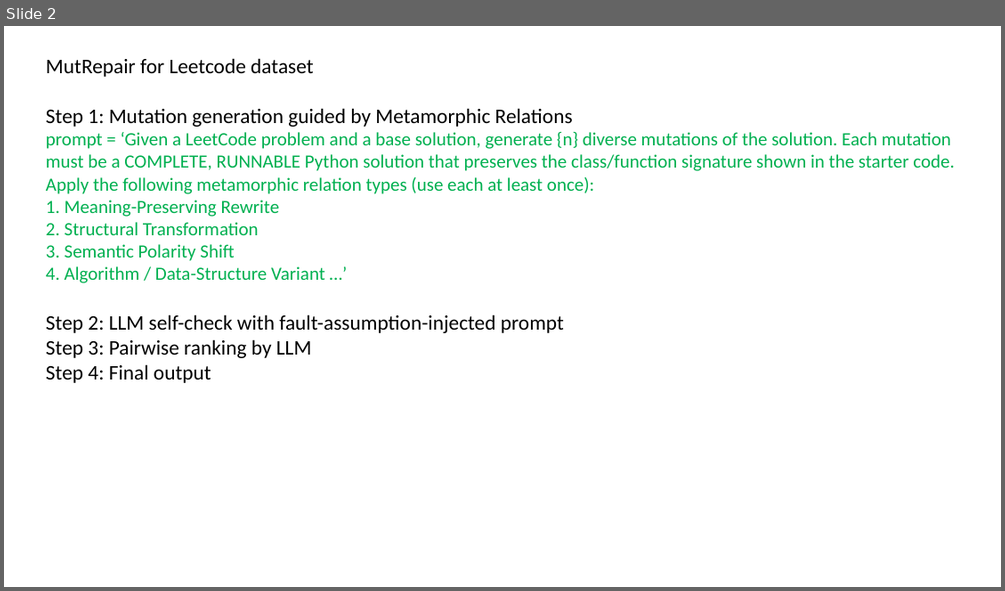
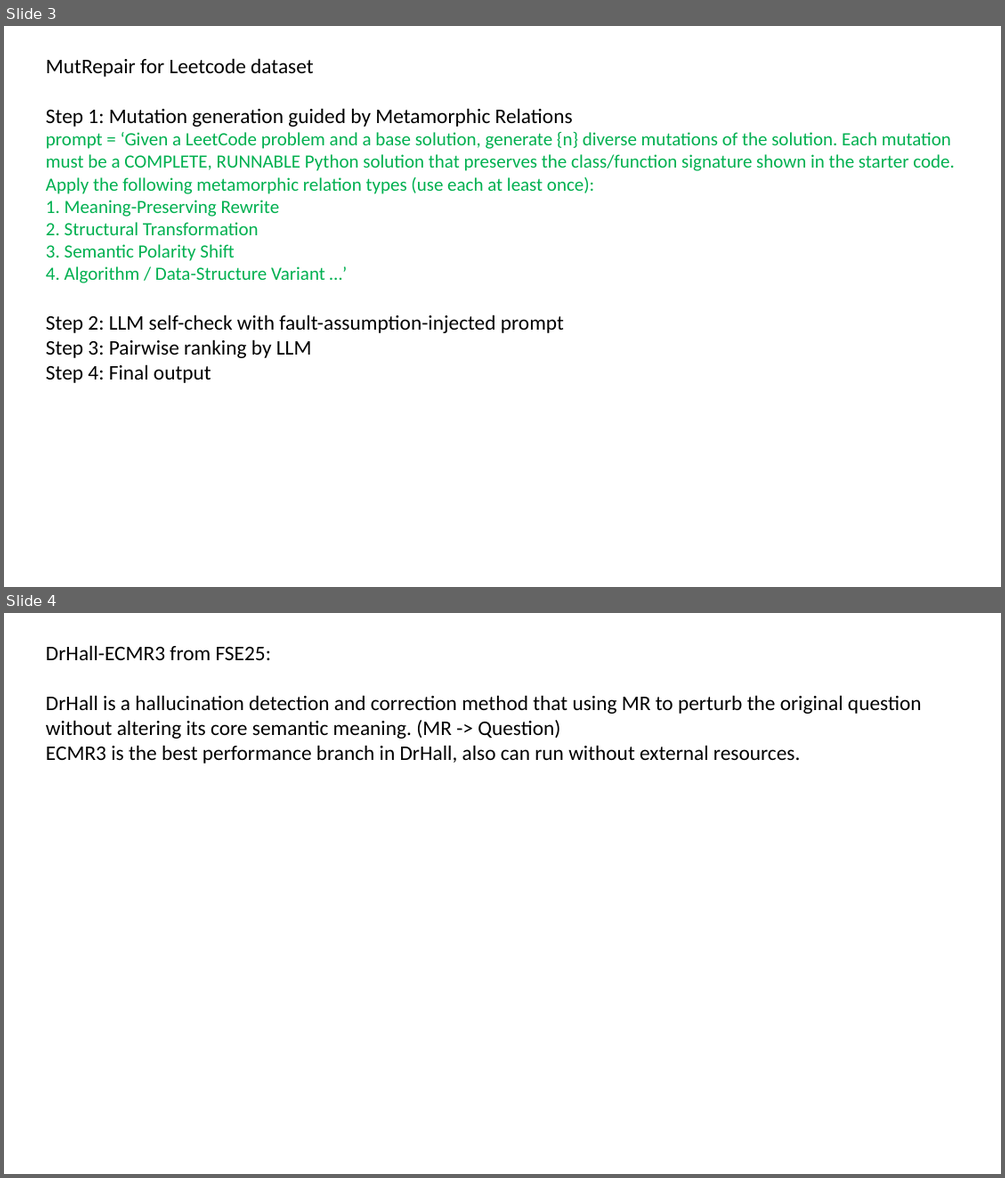
Before and after one commit to zbybr/LLMHalluMiti, a slide deck: slides/20260623.pptx. Shown one above the other, each under a label of ours: slide 2 before the commit, slides 3 and 4 after it. The pictures are 1005x591 and 1005x1178 pixels, drawn with LibreOffice and Linux fonts; fonts in the diff are those of the drawing. Boxes give left, top, right and bottom in pixels: in the first picture for what was removed or moved away, otherwise in the second. Text is boxed around its words. In the diff, an @@ line names an element or a change of style, - is before the commit and + after.

```diff
--- a/slides/20260623.pptx
+++ b/slides/20260623.pptx
@@ slide 4 added at [4, 613, 1001, 1174], background #FFFFFF @@
@@ text added at [46, 645, 922, 763], 20 pt, text #000000 @@
+DrHall-ECMR3 from FSE25:
+DrHall is a hallucination detection and correction method that using MR to perturb the original question without altering its core semantic meaning. (MR -> Question)
+ECMR3 is the best performance branch in DrHall, also can run without external resources.
@@ what was slide 2 is now slide 3 @@
```
Also in this commit, not shown: 2 other slides added, 1 slide removed.
